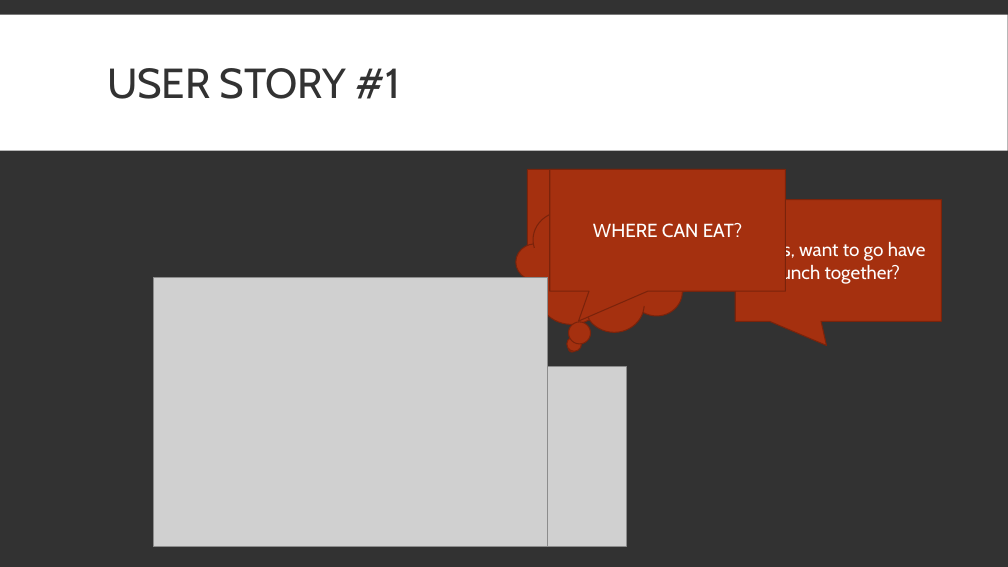
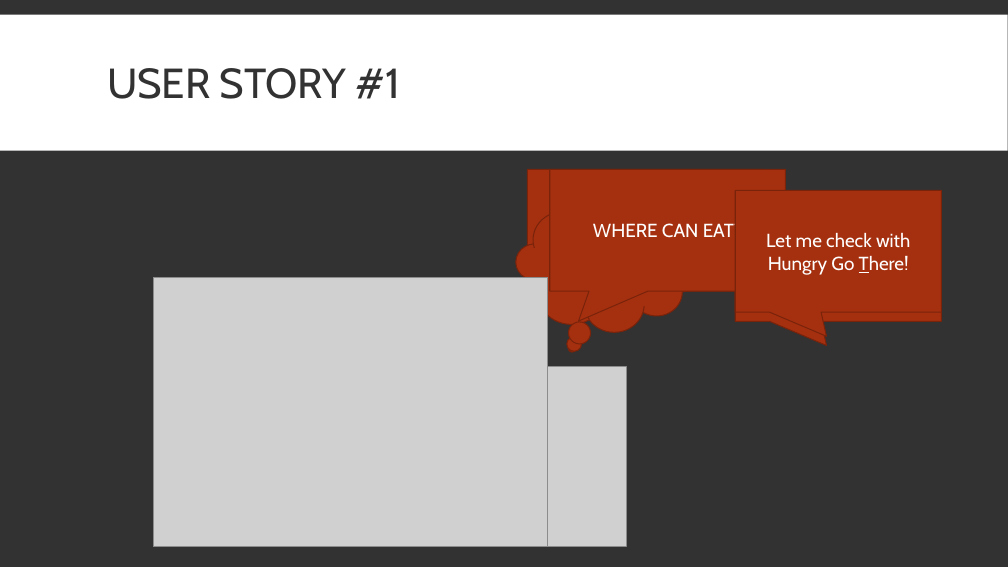
Before and after one commit to blackhydrogen/hungrygothere, a slide deck: slide 2 of Hungry Go THERE.pptx. Drawn at 1008x567 pixels with LibreOffice and Linux fonts; fonts in the diff are those of the drawing; grey boxes stand for pictures. Boxes give left, top, right and bottom in pixels: in the first picture for what was removed or moved away, otherwise in the second. Text is boxed around its words. In the diff, an @@ line names an element or a change of style, - is before the commit and + after.

```diff
--- a/Hungry Go THERE.pptx
+++ b/Hungry Go THERE.pptx
@@ speech box added at (x1=736, y1=191, x2=942, y2=312), fill #A5300F, outline #7A240B 1 pt, 18 pt, text #FFFFFF @@
+Let me check with Hungry Go There!
```
Also in this commit, not shown: 1 other slide changed, 4 slides added.
